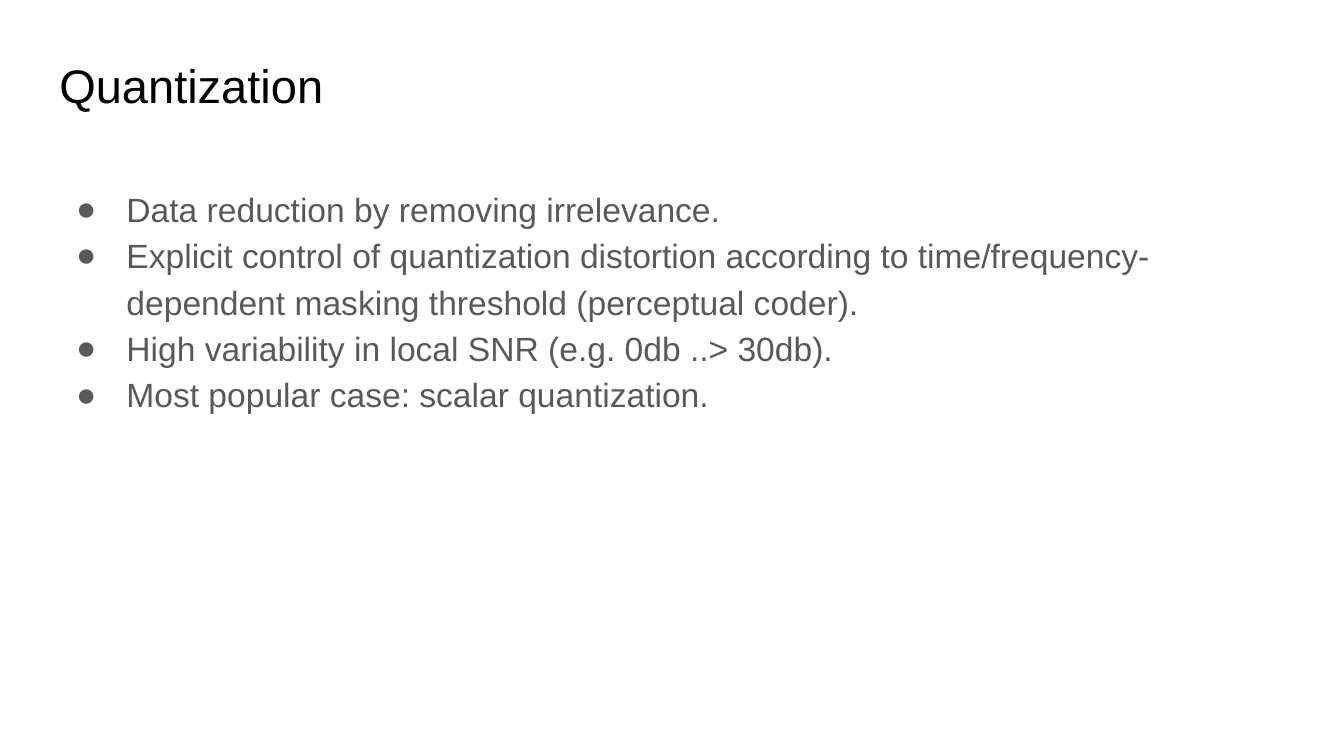
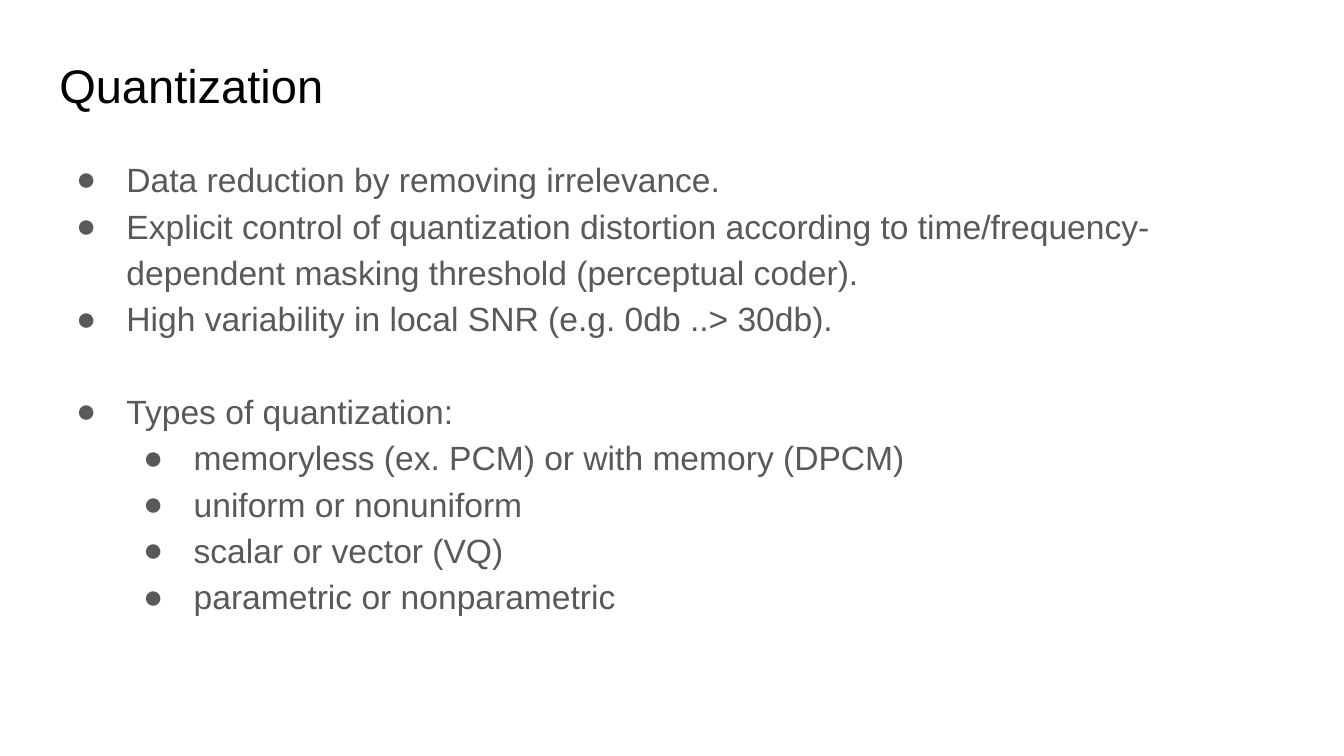
Before and after one commit to xserra/audio-coding-materials, a slide deck: slide 4 of lectures/2. Quantization and _entropy coding.pptx. Drawn at 1344x756 pixels with LibreOffice and Linux fonts; fonts in the diff are those of the drawing. Boxes give left, top, right and bottom in pixels: in the first picture for what was removed or moved away, otherwise in the second. Text is boxed around its words. In the diff, an @@ line names an element or a change of style, - is before the commit and + after.

```diff
--- a/lectures/2. Quantization and _entropy coding.pptx
+++ b/lectures/2. Quantization and _entropy coding.pptx
@@ text "Data reduction by removing irrelevance.": place and size @@
-text "Data reduction by removing irrelevance." at [126,197,1149,413]
+text "Data reduction by removing irrelevance." at [126,167,1149,616]
@@ text at [126,399,904,616]: text changed @@
-● Most popular case: scalar quantization.
+● Types of quantization:
+  ● memoryless (ex. PCM) or with memory (DPCM)
+  ● uniform or nonuniform
+  ● scalar or vector (VQ)
+  ● parametric or nonparametric
```
Also in this commit, not shown: 11 other slides changed, 4 slides added, 1 slide removed.
